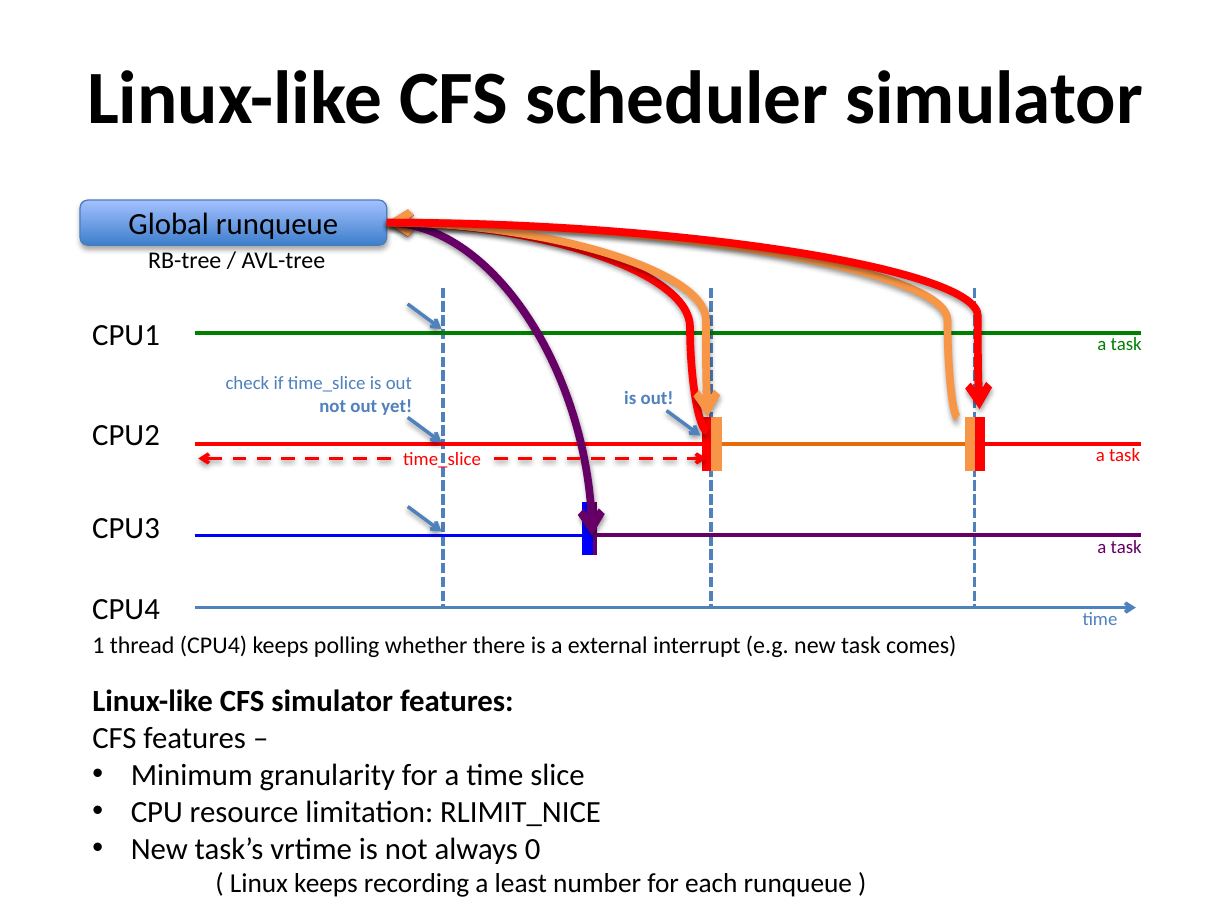
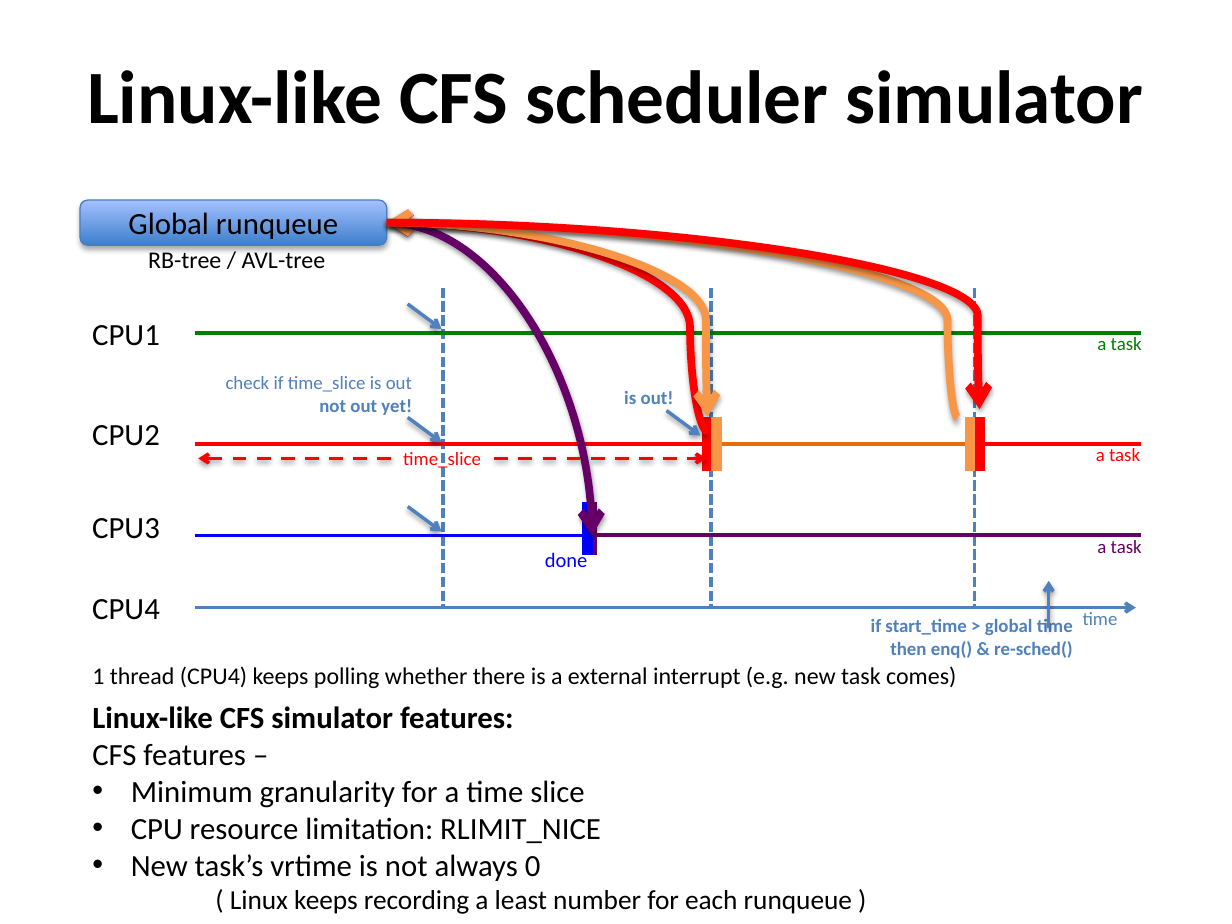
Before and after one commit to caomincan/CFSLockFreeRBTree, a slide deck: slide 13 of MPP_final_ppt.pptx. Drawn at 1232x924 pixels with LibreOffice and Linux fonts; fonts in the diff are those of the drawing. Boxes give left, top, right and bottom in pixels: in the first picture for what was removed or moved away, otherwise in the second. Text is boxed around its words. In the diff, an @@ line names an element or a change of style, - is before the commit and + after.

```diff
--- a/MPP_final_ppt.pptx
+++ b/MPP_final_ppt.pptx
@@ text added at [545,549,588,567], 12 pt, text #0000FF @@
+done
@@ arrow added from (1048, 628) to (1048, 580), #4F81BD 2 pt @@
@@ text added at [871,617,1073,658], 11 pt, text #4F81BD, bold @@
+if start_time > global time
+then enq() & re-sched()
@@ text "1 thread (CPU4) keeps polling ...": place and size @@
-text "1 thread (CPU4) keeps polling ..." at [92,635,956,657]
+text "1 thread (CPU4) keeps polling ..." at [92,666,956,688]
@@ text "Linux-like CFS simulator features:": place and size @@
-text "Linux-like CFS simulator features:" at [92,689,852,897]
+text "Linux-like CFS simulator features:" at [92,706,852,914]
```
Also in this commit, not shown: 3 other slides changed, 1 other file.
